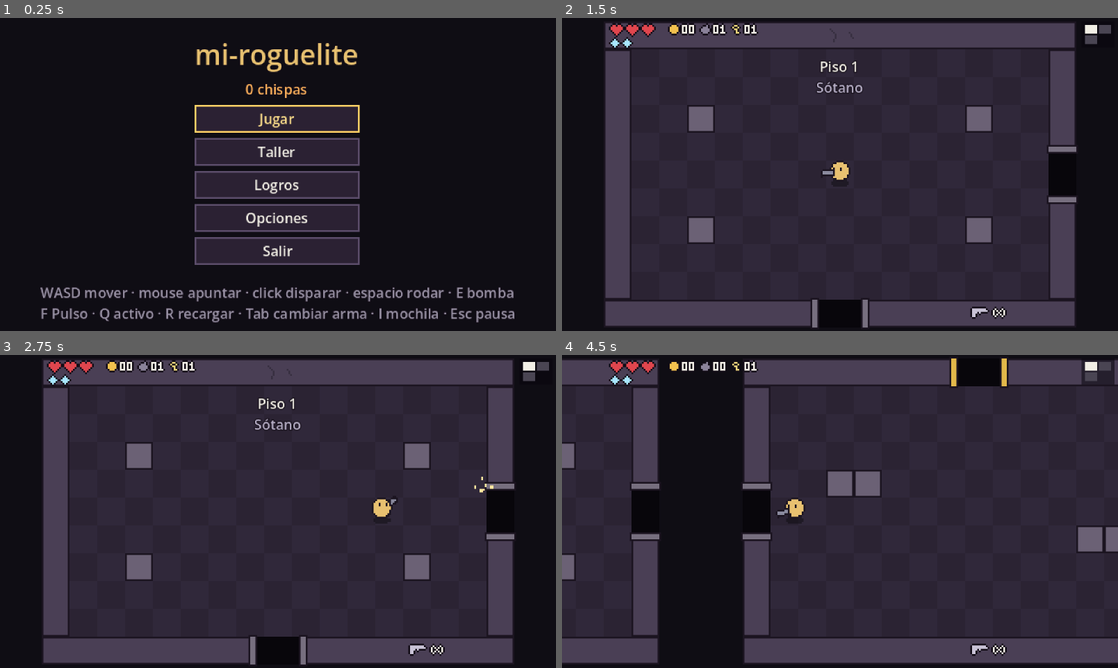
Above: before the commit, frames 1-4 (two rows, left to right).
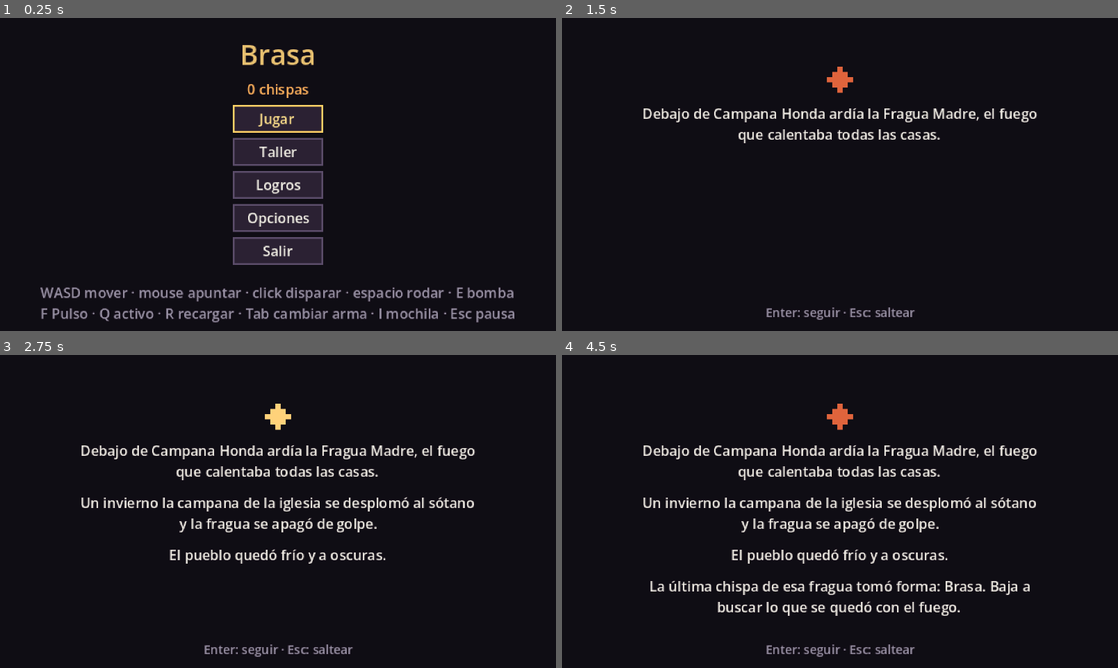
Above: after the commit, the same moments.

Repository: IGNACIOBONGIOVANNI/brasa
Game: Godot game, scene res://main/main.tscn
The game is run twice, just before and just after one commit, with the same random seed, the same clock (stepped at 60 frames per second) and the same inputs.
Inputs (mouse positions are in pixels of both pictures, inside the frame that each line leads up to):
- Up to frame 1 (0.25 s): no input
- Up to frame 2 (1.5 s): click "Jugar" at 0.5 s; click (662, 180) at 1.25 s, where only the run before the commit has a clickable "Brasa"
- Up to frame 3 (2.75 s): tap Enter (ui_accept) at 2 s; move the mouse to (400, 495) at 2.02 s; hold D (move_right) from 2.03 s (still down); hold Enter (ui_accept) from 2.03 s (still down); click (400, 495) at 2.17 s
- Up to frame 4 (4.5 s): release D (move_right) at 2.75 s; release Enter (ui_accept) at 2.75 s; drag from (728, 527) to (840, 364) at 2.77 s; move the mouse to (895, 442) at 3.52 s; hold D (move_right) 3.53-4.25 s; hold Enter (ui_accept) 3.53-4.25 s; tap E (bomb) at 3.6 s; click (895, 442) at 3.67 s; drag from (812, 574) to (840, 392) at 4.27 s

The runs differ from the first frame. In frame 1, 8.1% of the frame differs, in the area x 35-65%, y 8-79%; in frame 2, 78%, in the area x 7-99%, y 1-99%; in frame 3, 78%; in frame 4, 78%.

Commit message:
Hito 9: lore integrado (título Brasa, intro, pisos, jefes y final)
- Título "Brasa" en el menú, la ventana y el .exe (builds/Brasa.exe). El
  nombre interno sigue siendo mi-roguelite para no mover el guardado.
- Intro de cuatro líneas la primera vez que se aprieta Jugar (salteable,
  queda marcada en el perfil) y de nuevo desde Opciones.
- Cada piso muestra una línea de historia bajo su cartel y cada jefe su
  apodo al aparecer; el resumen cierra con el final o con la vuelta al Taller.
- Descripciones de personajes con su historia; el logro del Yunque pasa a
  llamarse "Fragua encendida" (mismo id).

Diff:
--- a/autoload/save_manager.gd
+++ b/autoload/save_manager.gd
@@ -97,6 +97,13 @@
 	_changed()
 
 
+func mark_intro_seen() -> void:
+	if profile.intro_seen:
+		return
+	profile.intro_seen = true
+	_changed()
+
+
 func set_fullscreen(fullscreen: bool) -> void:
 	profile.fullscreen = fullscreen
 	apply_options()
--- a/content/achievements/fragua_apagada.tres
+++ b/content/achievements/fragua_apagada.tres
@@ -9,7 +9,7 @@
 [resource]
 script = ExtResource("1_achievement")
 id = &"fragua_apagada"
-display_name = "Fragua apagada"
+display_name = "Fragua encendida"
 description = "Vencé al Yunque"
 condition = 0
 boss = ExtResource("4_boss")
--- a/content/characters/brasa.tres
+++ b/content/characters/brasa.tres
@@ -10,6 +10,6 @@
 script = ExtResource("1_character")
 id = &"brasa"
 display_name = "Brasa"
-description = "Pareja en todo"
+description = "La última chispa de la fragua. Pareja en todo"
 stats = SubResource("Stats_base")
 body_color = Color(0.91, 0.757, 0.439, 1)
--- a/content/characters/ceniza.tres
+++ b/content/characters/ceniza.tres
@@ -14,7 +14,7 @@
 script = ExtResource("1_character")
 id = &"ceniza"
 display_name = "Ceniza"
-description = "Frágil y letal"
+description = "Lo que quedó de una chispa que bajó antes. Frágil y letal"
 stats = SubResource("Stats_base")
 start_item = ExtResource("3_item")
 locked = true
--- a/content/characters/musgo.tres
+++ b/content/characters/musgo.tres
@@ -14,7 +14,7 @@
 script = ExtResource("1_character")
 id = &"musgo"
 display_name = "Musgo"
-description = "Aguanta mucho, pero es lento"
+description = "Creció pegado a una brasa tibia. Aguanta mucho, pero es lento"
 stats = SubResource("Stats_base")
 start_item = ExtResource("3_item")
 locked = true
--- a/content/enemies/campanario.tres
+++ b/content/enemies/campanario.tres
@@ -71,6 +71,7 @@
 script = ExtResource("1_enemy")
 id = &"campanario"
 display_name = "Campanario"
+epithet = "La campana caída, que sigue sonando"
 template_char = "A"
 max_health = 120.0
 spawn_delay = 1.5
--- a/content/enemies/raigon.tres
+++ b/content/enemies/raigon.tres
@@ -67,6 +67,7 @@
 script = ExtResource("1_enemy")
 id = &"raigon"
 display_name = "Raigón"
+epithet = "La raíz madre"
 template_char = "R"
 max_health = 200.0
 spawn_delay = 1.5
--- a/content/enemies/rey_carnero.tres
+++ b/content/enemies/rey_carnero.tres
@@ -66,6 +66,7 @@
 script = ExtResource("1_enemy")
 id = &"rey_carnero"
 display_name = "Rey Carnero"
+epithet = "Corona de clavos de la fragua"
 template_char = "K"
 max_health = 160.0
 spawn_delay = 1.5
--- a/content/enemies/yunque.tres
+++ b/content/enemies/yunque.tres
@@ -67,6 +67,7 @@
 script = ExtResource("1_enemy")
 id = &"yunque"
 display_name = "Yunque"
+epithet = "Guardián de la última llama"
 template_char = "Y"
 max_health = 260.0
 spawn_delay = 1.5
--- a/content/floors/floor_1.tres
+++ b/content/floors/floor_1.tres
@@ -33,6 +33,7 @@
 script = ExtResource("1_theme")
 id = &"floor_1"
 display_name = "Sótano"
+tagline = "Acá cayó la campana, y todavía suena."
 templates = Array[ExtResource("2_template_script")]([ExtResource("r0"), ExtResource("r1"), ExtResource("r2"), ExtResour …(244 unchanged characters)…
 enemies = Array[ExtResource("3_enemy_script")]([ExtResource("e_carnero"), ExtResource("e_vigia"), ExtResource("e_farol"), ExtResource("e_campanario")])
 pickups = Array[ExtResource("4_pickup_script")]([ExtResource("p_coin"), ExtResource("p_heart"), ExtResource("p_bomb"), ExtResource("p_key")])
--- a/content/floors/floor_2.tres
+++ b/content/floors/floor_2.tres
@@ -38,6 +38,7 @@
 script = ExtResource("1_theme")
 id = &"floor_2"
 display_name = "Cloacas"
+tagline = "Los carneros bajaron buscando calor y se quedaron."
 room_count_min = 9
 room_count_max = 11
 min_boss_distance = 4
--- a/content/floors/floor_3.tres
+++ b/content/floors/floor_3.tres
@@ -43,6 +43,7 @@
 script = ExtResource("1_theme")
 id = &"floor_3"
 display_name = "Raíces"
+tagline = "El bosque le chupa el calor a la fragua."
 room_count_min = 10
 room_count_max = 12
 min_boss_distance = 4
--- a/content/floors/floor_4.tres
+++ b/content/floors/floor_4.tres
@@ -49,6 +49,7 @@
 script = ExtResource("1_theme")
 id = &"floor_4"
 display_name = "Forja"
+tagline = "El Yunque se quedó con la última llama."
 room_count_min = 10
 room_count_max = 12
 min_boss_distance = 5
--- a/core/meta/meta_profile.gd
+++ b/core/meta/meta_profile.gd
@@ -22,6 +22,8 @@
 ## Volumen general, de 0 a 1.
 var volume: float = 1.0
 var fullscreen: bool = false
+## Ya vio la intro de la historia (se muestra la primera vez que se aprieta Jugar).
+var intro_seen: bool = false
 
 
 func is_item_available(item: ItemData) -> bool:
@@ -91,6 +93,7 @@
 		"last_character": String(last_character),
 		"totals": {"runs": runs, "wins": wins, "kills": total_kills},
 		"options": {"volume": volume, "fullscreen": fullscreen},
+		"intro_seen": intro_seen,
 	}
 
 
@@ -115,6 +118,8 @@
 			profile.volume = clampf(float(volume_value), 0.0, 1.0)
 		var fullscreen_value: Variant = (options as Dictionary).get("fullscreen")
 		profile.fullscreen = typeof(fullscreen_value) == TYPE_BOOL and fullscreen_value
+	var intro_value: Variant = data.get("intro_seen")
+	profile.intro_seen = typeof(intro_value) == TYPE_BOOL and intro_value
 	return profile
 
 
--- a/data/enemy_data.gd
+++ b/data/enemy_data.gd
@@ -9,6 +9,8 @@
 
 @export var id: StringName = &""
 @export var display_name: String = ""
+## Jefes: lo que dice el cartel debajo del nombre al aparecer (vacío = "Jefe").
+@export var epithet: String = ""
 ## Letra (mayúscula) que lo representa en las plantillas de sala. No puede ser la "O".
 @export var template_char: String = ""
 @export var max_health: float = 10.0
--- a/data/floor_theme.gd
+++ b/data/floor_theme.gd
@@ -5,6 +5,8 @@
 
 @export var id: StringName = &""
 @export var display_name: String = ""
+## Una línea de historia que sale debajo del cartel del piso (ver docs/LORE.md).
+@export var tagline: String = ""
 
 @export_group("Generación")
 ## Salas sin contar la secreta (incluye inicio, jefe, tesoro y tienda).
--- a/main/main.gd
+++ b/main/main.gd
@@ -1,8 +1,8 @@
 class_name Main
 extends Node
-## Raíz del juego y flujo de pantallas: menú principal → elegir personaje → run → resumen (al morir
-## o ganar, con lo ganado) → menú u otra run. Desde el menú también se va al Taller, a los logros y a
-## las opciones.
+## Raíz del juego y flujo de pantallas: menú principal → (la primera vez, la intro) → elegir
+## personaje → run → resumen (al morir o ganar, con lo ganado) → menú u otra run. Desde el menú
+## también se va al Taller, a los logros y a las opciones (que pueden volver a mostrar la intro).
 ## Abre el guardado al arrancar y cierra el juego prolijo (corta el audio antes de salir).
 ## Argumentos de usuario: --skip-menu o --demo-input arrancan directo en una run; --save=RUTA usa
 ## otro guardado; con --demo-input (y sin --save) el progreso queda solo en memoria.
@@ -12,6 +12,7 @@
 const WORKSHOP_SCENE: PackedScene = preload("res://ui/menus/workshop_menu.tscn")
 const ACHIEVEMENTS_SCENE: PackedScene = preload("res://ui/menus/achievements_menu.tscn")
 const OPTIONS_SCENE: PackedScene = preload("res://ui/menus/options_menu.tscn")
+const INTRO_SCENE: PackedScene = preload("res://ui/menus/intro_screen.tscn")
 const GAME_SCENE: PackedScene = preload("res://main/game.tscn")
 const SUMMARY_SCENE: PackedScene = preload("res://ui/menus/run_summary.tscn")
 const SAVE_ARG: String = "--save="
@@ -34,6 +35,7 @@
 
 func _ready() -> void:
 	get_tree().set_auto_accept_quit(false)
+	get_window().title = MenuBuilder.GAME_TITLE
 	EventBus.player_died.connect(_on_player_died)
 	EventBus.run_ended.connect(finish_run)
 	var args: PackedStringArray = OS.get_cmdline_user_args()
@@ -64,12 +66,21 @@
 
 func show_menu() -> void:
 	var menu := MENU_SCENE.instantiate() as MainMenu
-	menu.play_requested.connect(show_character_select)
+	menu.play_requested.connect(_on_play_requested)
 	menu.workshop_requested.connect(show_workshop)
 	menu.achievements_requested.connect(show_achievements)
 	menu.options_requested.connect(show_options)
 	menu.quit_requested.connect(quit_game)
 	_set_screen(menu)
+
+
+## Muestra la intro y después llama a `next` (la intro queda marcada como vista).
+func show_intro(next: Callable) -> void:
+	var intro := INTRO_SCENE.instantiate() as IntroScreen
+	intro.finished.connect(func() -> void:
+		SaveManager.mark_intro_seen()
+		next.call())
+	_set_screen(intro)
 
 
 func show_character_select() -> void:
@@ -94,6 +105,7 @@
 func show_options() -> void:
 	var options := OPTIONS_SCENE.instantiate() as OptionsMenu
 	options.back_requested.connect(show_menu)
+	options.story_requested.connect(show_intro.bind(show_options))
 	_set_screen(options)
 
 
@@ -146,6 +158,13 @@
 	add_child(next)
 
 
+func _on_play_requested() -> void:
+	if SaveManager.profile.intro_seen:
+		show_character_select()
+	else:
+		show_intro(show_character_select)
+
+
 func _on_player_died() -> void:
 	# Conectado al timer (no con await): si la run ya terminó por otro lado, se ignora.
 	var dying_game: Game = game
--- a/tests/integration/test_feedback.gd
+++ b/tests/integration/test_feedback.gd
@@ -38,4 +38,5 @@
 	for node: Node in _game.get_node("Hud/Banner").find_children("*", "Label", true, false):
 		texts.append((node as Label).text)
 	assert_has(texts, CAMPANARIO.display_name)
+	assert_has(texts, CAMPANARIO.epithet, "con su apodo")
 	await wait_physics_frames(1)
--- a/tests/integration/test_main_flow.gd
+++ b/tests/integration/test_main_flow.gd
@@ -48,6 +48,10 @@
 	EventBus.run_ended.emit(true)
 	await wait_physics_frames(1)
 	assert_true(_main.screen is RunSummary)
+	var texts: PackedStringArray = []
+	for node: Node in _main.screen.find_children("*", "Label", true, false):
+		texts.append((node as Label).text)
+	assert_has(texts, RunSummary.VICTORY_TEXT, "con el final de la historia")
 	await _settle()
 
 
--- a/tests/integration/test_meta_flow.gd
+++ b/tests/integration/test_meta_flow.gd
@@ -43,6 +43,7 @@
 
 
 func test_play_goes_through_the_character_select() -> void:
+	SaveManager.profile.intro_seen = true
 	(_main.screen as MainMenu).play_requested.emit()
 	assert_true(_main.screen is CharacterSelect)
 	var select := _main.screen as CharacterSelect
@@ -190,6 +191,36 @@
 	assert_eq(Main.save_path_from_args(PackedStringArray(), "x"), "x")
 
 
+func test_first_play_shows_the_intro_once() -> void:
+	assert_false(SaveManager.profile.intro_seen, "perfil nuevo")
+	(_main.screen as MainMenu).play_requested.emit()
+	var intro := _main.screen as IntroScreen
+	assert_not_null(intro, "la primera vez sale la intro")
+	assert_eq(intro.lines_shown(), 1, "arranca con la primera línea")
+	for _i: int in IntroScreen.LINES.size() - 1:
+		intro.advance()
+	assert_eq(intro.lines_shown(), IntroScreen.LINES.size(), "aceptar muestra la que sigue")
+	intro.advance()
+	assert_true(_main.screen is CharacterSelect, "después, a elegir personaje")
+	assert_true(SaveManager.profile.intro_seen, "queda marcada")
+	_main.show_menu()
+	(_main.screen as MainMenu).play_requested.emit()
+	assert_true(_main.screen is CharacterSelect, "la segunda vez va directo")
+	await _settle()
+
+
+func test_intro_can_be_skipped_and_seen_again_from_options() -> void:
+	(_main.screen as MainMenu).play_requested.emit()
+	(_main.screen as IntroScreen).skip()
+	assert_true(_main.screen is CharacterSelect, "Esc la saltea")
+	assert_true(SaveManager.profile.intro_seen)
+	_main.show_options()
+	(_main.screen as OptionsMenu).story_requested.emit()
+	(_main.screen as IntroScreen).skip()
+	assert_true(_main.screen is OptionsMenu, "vuelve a Opciones")
+	await _settle()
+
+
 func test_options_change_the_volume_and_are_saved() -> void:
 	(_main.screen as MainMenu).options_requested.emit()
 	var options := _main.screen as OptionsMenu
--- a/tests/unit/test_content.gd
+++ b/tests/unit/test_content.gd
@@ -265,6 +265,7 @@
 		if enemy.phases.is_empty():
 			continue
 		bosses += 1
+		assert_ne(enemy.epithet, "", "%s: tiene apodo para el cartel" % enemy.id)
 		assert_eq(enemy.phases[0].health_fraction, 1.0, "%s: la primera fase arranca con la vida llena" % enemy.id)
 		for i: int in enemy.phases.size():
 			var boss_phase: BossPhase = enemy.phases[i]
@@ -303,6 +304,7 @@
 	var names: Dictionary[String, bool] = {}
 	for theme: FloorTheme in RUN.floors:
 		assert_false(names.has(theme.display_name), "nombre repetido: %s" % theme.display_name)
+		assert_ne(theme.tagline, "", "%s: tiene su línea de historia" % theme.id)
 		names[theme.display_name] = true
 
 
--- a/tests/unit/test_meta_profile.gd
+++ b/tests/unit/test_meta_profile.gd
@@ -180,6 +180,14 @@
 	assert_eq(MetaProfile.from_dict({}).sparks, 0, "vacío = perfil nuevo")
 
 
+func test_intro_seen_round_trip() -> void:
+	assert_false(MetaProfile.from_dict({}).intro_seen, "un guardado viejo no la vio")
+	_profile.intro_seen = true
+	var copy: MetaProfile = MetaProfile.from_dict(JSON.parse_string(JSON.stringify(_profile.to_dict())))
+	assert_true(copy.intro_seen)
+	assert_false(MetaProfile.from_dict({"intro_seen": "sí"}).intro_seen, "solo true cuenta")
+
+
 func test_options_round_trip_and_clamp() -> void:
 	_profile.volume = 0.4
 	_profile.fullscreen = true
--- a/ui/hud/hud.gd
+++ b/ui/hud/hud.gd
@@ -62,7 +62,7 @@
 	_boss_bar.track(boss)
 	var data := boss.get(&"data") as EnemyData
 	if data != null:
-		_banner.show_text(data.display_name, "Jefe")
+		_banner.show_text(data.display_name, data.epithet if data.epithet != "" else "Jefe")
 	AudioManager.play_sfx(&"boss_intro")
 	EventBus.shake_requested.emit(BOSS_INTRO_TRAUMA)
 
@@ -90,4 +90,5 @@
 
 
 func _on_floor_changed(index: int) -> void:
-	_banner.show_text("Piso %d" % (index + 1), RunState.floor_name)
+	var theme: FloorTheme = _floor.run.floors[index]
+	_banner.show_text("Piso %d · %s" % [index + 1, theme.display_name], theme.tagline, ItemBanner.LONG_SHOW_TIME)
--- a/ui/hud/item_banner.gd
+++ b/ui/hud/item_banner.gd
@@ -1,9 +1,10 @@
 class_name ItemBanner
 extends Control
-## Cartel que aparece arriba con un título y un subtítulo y se desvanece: el item que se agarró o el
-## piso que empieza.
+## Cartel que aparece arriba con un título y un subtítulo y se desvanece: el item que se agarró, el
+## jefe que aparece o el piso que empieza (con su línea de historia, que se queda más tiempo).
 
 const SHOW_TIME: float = 2.2
+const LONG_SHOW_TIME: float = 3.6
 const FADE_TIME: float = 0.5
 const FONT_SIZE: int = 8
 const TITLE_COLOR: Color = Color("f2efe6")
@@ -31,11 +32,11 @@
 	show_text(item.display_name, item.description)
 
 
-## También sirve para el título de cada piso.
-func show_text(title: String, subtitle: String) -> void:
+## También sirve para el título de cada piso y el de los jefes.
+func show_text(title: String, subtitle: String, seconds: float = SHOW_TIME) -> void:
 	_title.text = title
 	_description.text = subtitle
-	_left = SHOW_TIME + FADE_TIME
+	_left = seconds + FADE_TIME
 	modulate.a = 1.0
 
 
--- /dev/null
+++ b/ui/menus/intro_screen.gd
@@ -0,0 +1,108 @@
+class_name IntroScreen
+extends Control
+## Intro de la historia (ver docs/LORE.md): las líneas aparecen de a una sobre una brasa que titila.
+## Aceptar (Enter, click, A) muestra la que sigue o, si ya están todas, termina; Esc la saltea.
+## Main la muestra la primera vez que se aprieta Jugar y desde Opciones.
+
+signal finished
+
+const LINES: PackedStringArray = [
+	"Debajo de Campana Honda ardía la Fragua Madre, el fuego que calentaba todas las casas.",
+	"Un invierno la campana de la iglesia se desplomó al sótano y la fragua se apagó de golpe.",
+	"El pueblo quedó frío y a oscuras.",
+	"La última chispa de esa fragua tomó forma: Brasa. Baja a buscar lo que se quedó con el fuego.",
+]
+const TEXT_WIDTH: float = 230.0
+## Segundos entre una línea y la siguiente si no se aprieta nada.
+const LINE_DELAY: float = 2.6
+const FADE_TIME: float = 0.6
+const EMBER_SCALE: float = 3.0
+const EMBER_COLORS: Array[Color] = [Color("ffb35c"), Color("ffd27a"), Color("e0643c")]
+
+var _labels: Array[Label] = []
+var _shown: int = 0
+var _until_next: float = 0.0
+var _done: bool = false
+var _ember: Control
+var _time: float = 0.0
+
+
+func _ready() -> void:
+	MenuBuilder.background(self)
+	var box: VBoxContainer = MenuBuilder.centered_box(self, false)
+	box.add_theme_constant_override(&"separation", 6)
+	_ember = Control.new()
+	_ember.custom_minimum_size = Vector2(TEXT_WIDTH, 5 * EMBER_SCALE)
+	_ember.draw.connect(_draw_ember)
+	box.add_child(_ember)
+	for line: String in LINES:
+		var label: Label = MenuBuilder.paragraph(line, TEXT_WIDTH)
+		label.horizontal_alignment = HORIZONTAL_ALIGNMENT_CENTER
+		label.modulate.a = 0.0
+		box.add_child(label)
+		_labels.append(label)
+	var hint: Label = MenuBuilder.label("Enter: seguir · Esc: saltear", 7, MenuBuilder.MUTED_COLOR)
+	hint.set_anchors_and_offsets_preset(Control.PRESET_CENTER_BOTTOM, Control.PRESET_MODE_MINSIZE, 4)
+	hint.grow_horizontal = Control.GROW_DIRECTION_BOTH
+	hint.grow_vertical = Control.GROW_DIRECTION_BEGIN
+	add_child(hint)
+	advance()
+
+
+func lines_shown() -> int:
+	return _shown
+
+
+## Muestra la línea que sigue o, si ya están todas, termina.
+func advance() -> void:
+	if _shown >= _labels.size():
+		_finish()
+		return
+	var label: Label = _labels[_shown]
+	create_tween().tween_property(label, ^"modulate:a", 1.0, FADE_TIME)
+	_shown += 1
+	_until_next = LINE_DELAY
+
+
+func skip() -> void:
+	_finish()
+
+
+func _process(delta: float) -> void:
+	_time += delta
+	_ember.queue_redraw()
+	if _shown < _labels.size():
+		_until_next -= delta
+		if _until_next <= 0.0:
+			advance()
+
+
+func _unhandled_input(event: InputEvent) -> void:
+	var click := event as InputEventMouseButton
+	if event.is_action_pressed(&"ui_cancel"):
+		skip()
+	elif event.is_action_pressed(&"ui_accept") or (click != null and click.pressed):
+		AudioManager.play_sfx(&"ui_select")
+		advance()
+	else:
+		return
+	get_viewport().set_input_as_handled()
+
+
+func _finish() -> void:
+	if _done:
+		return
+	_done = true
+	finished.emit()
+
+
+## Una brasa de píxeles en forma de rombo que cambia de color.
+func _draw_ember() -> void:
+	var color: Color = EMBER_COLORS[int(_time * 6.0) % EMBER_COLORS.size()]
+	var center := Vector2(_ember.size.x / 2.0, _ember.size.y / 2.0)
+	for cell: Vector2 in [Vector2(0, -2), Vector2(-1, -1), Vector2(0, -1), Vector2(1, -1), Vector2(-2, 0),
+			Vector2(-1, 0), Vector2(0, 0), Vector2(1, 0), Vector2(2, 0), Vector2(-1, 1), Vector2(0, 1),
+			Vector2(1, 1), Vector2(0, 2)]:
+		var core: bool = absf(cell.x) + absf(cell.y) <= 1.0
+		_ember.draw_rect(Rect2(center + (cell - Vector2(0.5, 0.5)) * EMBER_SCALE, Vector2.ONE * EMBER_SCALE),
+				Color("fff6d5") if core and int(_time * 6.0) % 2 == 0 else color)
--- /dev/null
+++ b/ui/menus/intro_screen.tscn
@@ -0,0 +1,12 @@
+[gd_scene format=3]
+
+[ext_resource type="Script" path="res://ui/menus/intro_screen.gd" id="1_script"]
+
+[node name="IntroScreen" type="Control"]
+layout_mode = 3
+anchors_preset = 15
+anchor_right = 1.0
+anchor_bottom = 1.0
+grow_horizontal = 2
+grow_vertical = 2
+script = ExtResource("1_script")
--- a/ui/menus/main_menu.gd
+++ b/ui/menus/main_menu.gd
@@ -21,7 +21,7 @@
 	MenuBuilder.background(self)
 	var box: VBoxContainer = MenuBuilder.centered_box(self, false)
 	(box.get_parent() as Control).offset_bottom = -CONTROLS_HEIGHT
-	box.add_child(MenuBuilder.label(ProjectSettings.get_setting("application/config/name"), 16, MenuBuilder.TITLE_COLOR))
+	box.add_child(MenuBuilder.label(MenuBuilder.GAME_TITLE, 16, MenuBuilder.TITLE_COLOR))
 	_sparks = MenuBuilder.label("", 8, MenuBuilder.SPARK_COLOR)
 	box.add_child(_sparks)
 	_play = MenuBuilder.button("Jugar", play_requested.emit)
--- a/ui/menus/menu_builder.gd
+++ b/ui/menus/menu_builder.gd
@@ -2,6 +2,9 @@
 extends RefCounted
 ## Atajos para armar los menús placeholder por código (todos usan ui/theme/ui_theme.tres).
 
+## Título del juego. `application/config/name` sigue siendo "mi-roguelite" porque define la carpeta
+## del guardado (cambiarlo dejaría atrás el progreso).
+const GAME_TITLE: String = "Brasa"
 const TITLE_COLOR: Color = Color("e8c170")
 const MUTED_COLOR: Color = Color("9a93a6")
 const OUTLINE_COLOR: Color = Color("120c16")
--- a/ui/menus/options_menu.gd
+++ b/ui/menus/options_menu.gd
@@ -1,9 +1,10 @@
 class_name OptionsMenu
 extends Control
 ## Opciones: volumen general (de a 10 %) y pantalla completa. Se guardan en el perfil y se aplican en
-## el acto (SaveManager.apply_options). Esc vuelve al menú.
+## el acto (SaveManager.apply_options). También deja volver a ver la intro. Esc vuelve al menú.
 
 signal back_requested
+signal story_requested
 
 const VOLUME_STEP: float = 0.1
 
@@ -28,6 +29,7 @@
 	box.add_child(volume_row)
 	_fullscreen = MenuBuilder.button("", toggle_fullscreen)
 	box.add_child(_fullscreen)
+	box.add_child(MenuBuilder.button("Ver la historia", story_requested.emit))
 	_back = MenuBuilder.button("Volver", back_requested.emit)
 	box.add_child(_back)
 	SaveManager.profile_changed.connect(_refresh)
--- a/ui/menus/run_summary.gd
+++ b/ui/menus/run_summary.gd
@@ -13,6 +13,11 @@
 const MAX_ACHIEVEMENT_LINES: int = 2
 ## El aviso de logro suena después del de victoria o derrota.
 const ACHIEVEMENT_SFX_DELAY: float = 0.6
+## Una línea de historia debajo del título (ver docs/LORE.md).
+const VICTORY_TEXT: String = "La fragua vuelve a prender. Arriba, en Campana Honda, las casas se entibian."
+const DEFEAT_TEXT: String = "Tu chispa vuelve flotando al Taller."
+const STORY_WIDTH: float = 220.0
+const STORY_FONT: int = 7
 
 var _retry: Button
 
@@ -23,6 +28,10 @@
 	AudioManager.play_sfx(&"victory" if victory else &"defeat")
 	var box: VBoxContainer = MenuBuilder.centered_box(self, true)
 	box.add_child(MenuBuilder.label("¡Ganaste!" if victory else "Fin de la run", 16, WIN_COLOR if victory else LOSE_COLOR))
+	var story: Label = MenuBuilder.paragraph(VICTORY_TEXT if victory else DEFEAT_TEXT, STORY_WIDTH, MenuBuilder.MUTED_COLOR)
+	story.horizontal_alignment = HORIZONTAL_ALIGNMENT_CENTER
+	story.add_theme_font_size_override(&"font_size", STORY_FONT)
+	box.add_child(story)
 	box.add_child(MenuBuilder.label("%s · Piso %d · %s" % [RunState.character.display_name, RunState.floor_index + 1, RunState.floor_name]))
 	box.add_child(MenuBuilder.label("Tiempo %s · Enemigos %d" % [format_time(RunState.run_time), RunState.kills]))
 	var items: Array[ItemData] = RunState.items.duplicate()
Not shown, changed: export_presets.cfg
Not shown, added: ui/menus/intro_screen.gd.uid
Not shown, changed: CLAUDE.md
Not shown, changed: DECISIONS.md
Not shown, changed: docs/LORE.md
Not shown, changed: docs/PLAN.md
